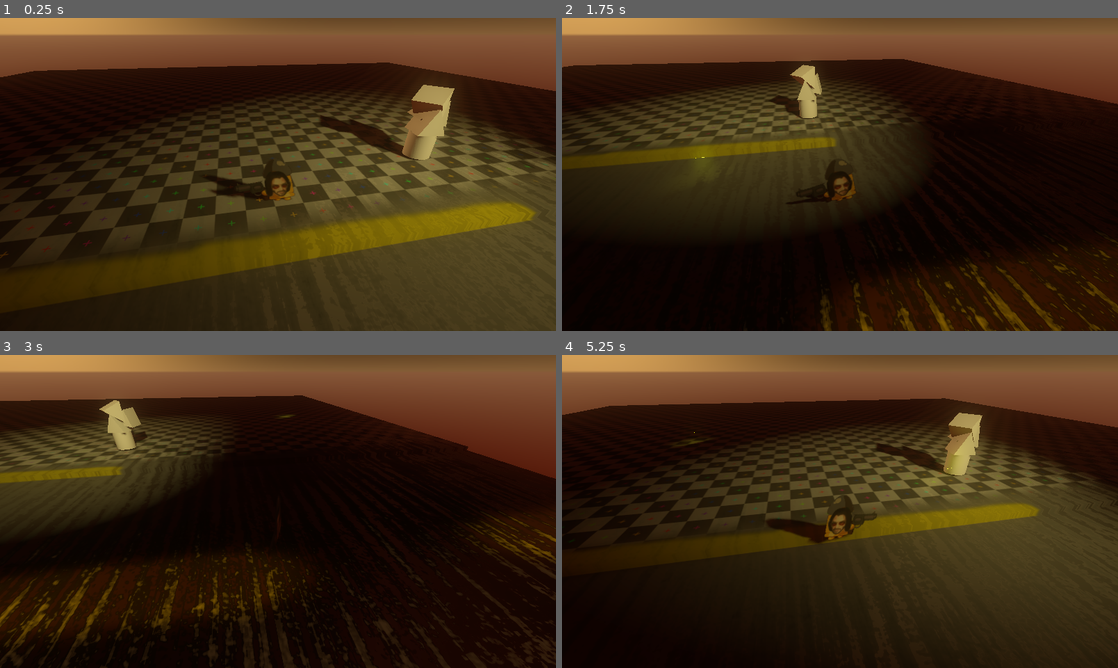
Above: before the commit, frames 1-4 (two rows, left to right).
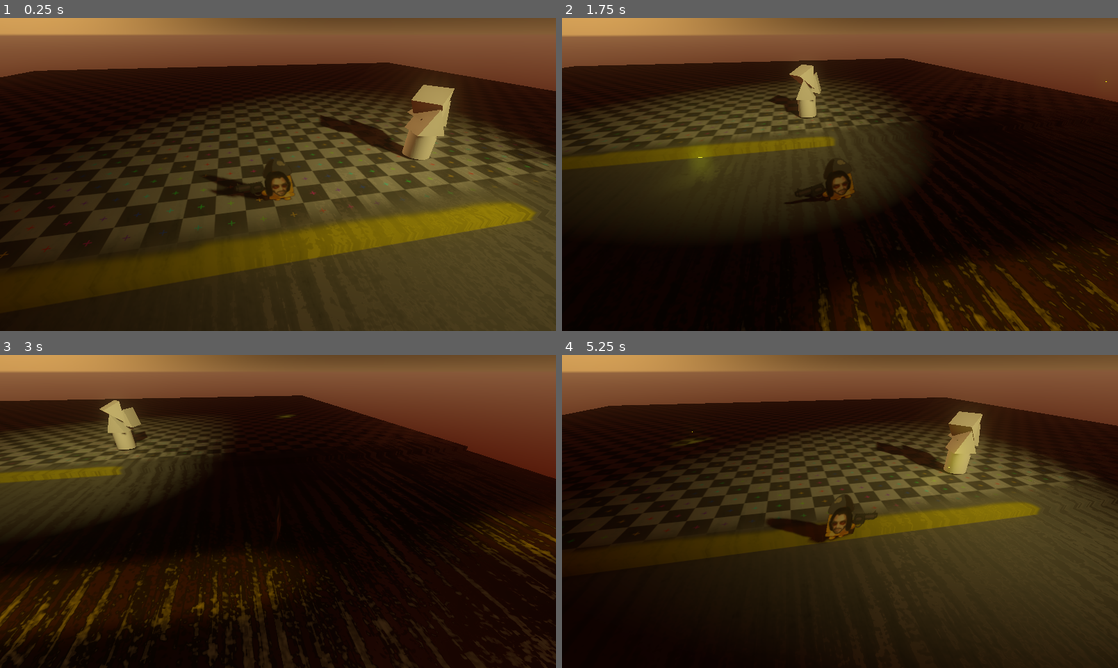
Above: after the commit, the same moments.

Repository: Kartoffelsaft/EnterThe2077
Game: Godot game, scene res://scenes/Main.tscn
Same seed, same stepped clock (60 frames per second), same inputs: the game is played once before the commit and once after it.
Inputs (mouse positions are in pixels of both pictures, inside the frame that each line leads up to):
- Up to frame 1 (0.25 s): no input
- Up to frame 2 (1.75 s): tap Enter at 0.5 s; move the mouse to (962, 158) at 0.52 s; press the mouse at (962, 158) at 0.53 s; hold D (player_right) 0.53-1.28 s; tap Middle mouse button (camera_rotate, bound only after the co… at 0.8, 1.35 s; move the mouse to (728, 190) at 1.27 s; release the mouse at (728, 190) at 1.28 s; hold S (player_down) from 1.28 s (still down); click (728, 190) at 1.55 s
- Up to frame 3 (3 s): move the mouse to (333, 442) at 2.02 s; release S (player_down) at 2.03 s; press the mouse at (333, 442) at 2.03 s; hold D (player_right) 2.03-2.78 s; tap Middle mouse button (camera_rotate, bound only after the co… at 2.3, 2.85 s; move the mouse to (250, 574) at 2.77 s; release the mouse at (250, 574) at 2.78 s; hold W (player_up) from 2.78 s (still down)
- Up to frame 4 (5.25 s): click (812, 574) at 3.05 s; move the mouse to (1006, 558) at 3.52 s; release W (player_up) at 3.53 s; press the mouse at (1006, 558) at 3.53 s; hold A (player_left) 3.53-5.03 s; tap Middle mouse button (camera_rotate, bound only after the co… at 3.8, 4.35 s; move the mouse to (673, 464) at 4.27 s; release the mouse at (673, 464) at 4.28 s; click (673, 464) at 4.55 s; move the mouse to (867, 511) at 5.02 s; press the mouse at (867, 511) at 5.03 s; hold S (player_down) from 5.03 s (still down)

The runs differ from the first frame. In frame 2, 1.3% of the frame differs, in the area x 0-100%, y 5-100%; in frame 3, 0.1%; in frame 4, 2.0%, in the area x 2-100%, y 13-61%.

Commit message:
camera fun

Diff:
--- a/project.godot
+++ b/project.godot
@@ -46,6 +46,11 @@
 "events": [ Object(InputEventMouseButton,"resource_local_to_scene":false,"resource_name":"","device":0,"alt":false,"shi …(212 unchanged characters)…
  ]
 }
+camera_rotate={
+"deadzone": 0.5,
+"events": [ Object(InputEventMouseButton,"resource_local_to_scene":false,"resource_name":"","device":0,"alt":false,"shift":false,"control":false,"meta":false,"command":false,"button_mask":0,"position":Vector2( 0, 0 ),"global_position":Vector2( 0, 0 ),"factor":1.0,"button_index":3,"pressed":false,"doubleclick":false,"script":null)
+ ]
+}
 
 [physics]
 
--- a/scenes/player.tscn
+++ b/scenes/player.tscn
@@ -1,8 +1,9 @@
-[gd_scene load_steps=6 format=2]
+[gd_scene load_steps=7 format=2]
 
 [ext_resource path="res://assets/sprites/icons/proto.png" type="Texture" id=1]
 [ext_resource path="res://src/player/player.gd" type="Script" id=2]
 [ext_resource path="res://scenes/clickDetector.tscn" type="PackedScene" id=3]
+[ext_resource path="res://src/player/camera.gd" type="Script" id=4]
 
 [sub_resource type="CapsuleShape" id=1]
 
@@ -31,7 +32,10 @@
 alpha_cut = 2
 frames = SubResource( 2 )
 
-[node name="Camera" type="Camera" parent="."]
+[node name="Camera" type="Camera" parent="." groups=[
+"shakeable",
+]]
 transform = Transform( 1, 0, 0, 0, 0.847854, 0.53023, 0, -0.53023, 0.847854, 0, 7.02317, 10.6058 )
+script = ExtResource( 4 )
 
 [connection signal="input_event" from="ClickDetector" to="." method="_on_ClickDetector_input_event"]
--- /dev/null
+++ b/src/player/camera.gd
@@ -0,0 +1,30 @@
+extends Camera
+
+export var rotateSensitivity = 0.003;
+
+export var screenShakeAmountPos = 0.2
+export var screenShakeAmountRot = 0.03
+export var screenShakeRecoverSpeed = 4.0
+
+
+var restingPosition = Transform.IDENTITY
+
+func _ready():
+    restingPosition = self.transform
+    randomize()
+
+func _process(delta):
+    var screenShakeRecover = exp(-delta * screenShakeRecoverSpeed)
+    self.transform = self.transform.interpolate_with(restingPosition, (1 - screenShakeRecover))
+
+func _unhandled_input(event):
+    if(event is InputEventMouseMotion
+    && Input.is_action_pressed("camera_rotate")):
+        restingPosition = restingPosition.rotated(Vector3(0, 1, 0), event.relative.x * rotateSensitivity)
+
+func shake():
+    var posOffset = Vector3(rand_range(-screenShakeAmountPos, screenShakeAmountPos), rand_range(-screenShakeAmountPos, screenShakeAmountPos), rand_range(-screenShakeAmountPos, screenShakeAmountPos))
+    var rotOffset = Vector3(randf(), randf(), randf()).normalized()
+    translate(posOffset)
+    rotate(rotOffset, rand_range(-screenShakeAmountRot, screenShakeAmountRot))
+    update_gizmo()
--- a/src/player/player.gd
+++ b/src/player/player.gd
@@ -1,5 +1,4 @@
 extends KinematicBody
-
 
 export var speed: float = 20
 export var gravity: float = 5
@@ -28,6 +27,9 @@
         fallingSpeed += gravity * delta
 
     if velocity.length_squared() > 0.1 || fallingSpeed > 0:
+        velocity = $Camera.transform.basis.xform(velocity)
+        velocity.y = 0
+
         velocity = velocity.normalized() * speed
         velocity.y = -fallingSpeed
         var _coll = move_and_slide(velocity, Vector3.UP)
@@ -38,6 +40,8 @@
     nBullet.look_at_from_position(translation, target, Vector3.UP)
 
     get_parent().add_child(nBullet)
+
+    get_tree().call_group("shakeable", "shake")
 
 
 func _on_ClickDetector_input_event(
